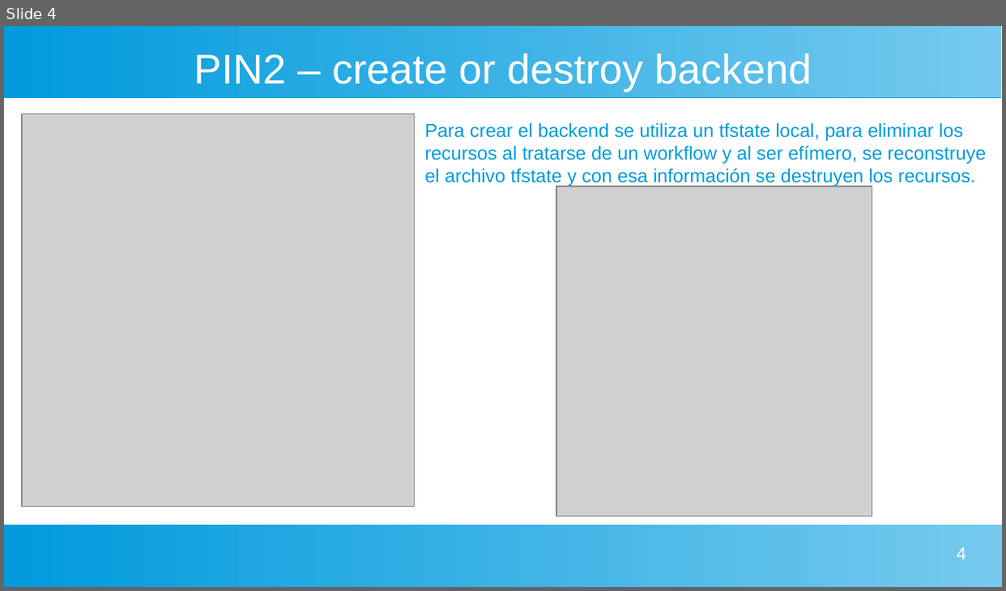
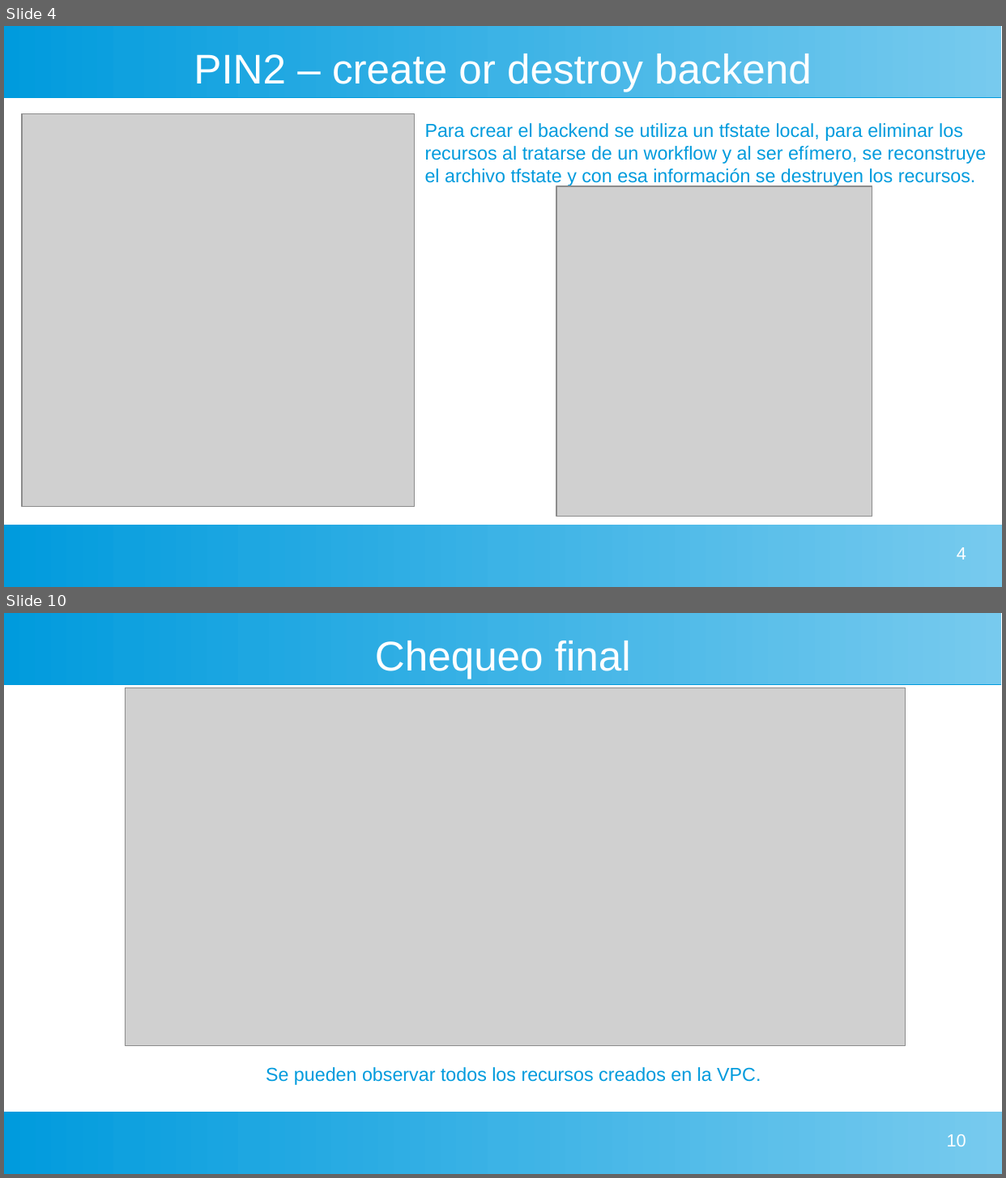
Before and after one commit to MauroPereira/PIN2_public, a slide deck: doc_files/PIN2_presentacion.odp. Shown one above the other, each under a label of ours: slide 4 before the commit, slides 4 and 10 after it; the slides between them are not shown. The pictures are 1006x591 and 1006x1178 pixels, drawn with LibreOffice and Linux fonts; fonts in the diff are those of the drawing; grey boxes stand for pictures. Boxes give left, top, right and bottom in pixels: in the first picture for what was removed or moved away, otherwise in the second. Text is boxed around its words. In the diff, an @@ line names an element or a change of style, - is before the commit and + after.

```diff
--- a/doc_files/PIN2_presentacion.odp
+++ b/doc_files/PIN2_presentacion.odp
@@ slide 10 added at (x1=4, y1=613, x2=1002, y2=1174), background #FFFFFF; not listed: 2 template elements that a slide beside it also shows @@
@@ title added at (x1=375, y1=641, x2=631, y2=679), 33 pt, text #FFFFFF @@
+Chequeo final
@@ picture added at (x1=126, y1=688, x2=906, y2=1046) @@
@@ text added at (x1=266, y1=1067, x2=761, y2=1085), 15 pt, text #009BDD @@
+Se pueden observar todos los recursos creados en la VPC.
@@ page number added at (x1=947, y1=1135, x2=966, y2=1147), 14 pt, text #FFFFFF @@
+10
```
Also in this commit, not shown: 1 slide changed, 6 other slides added, 1 slide removed, 10 other files.
